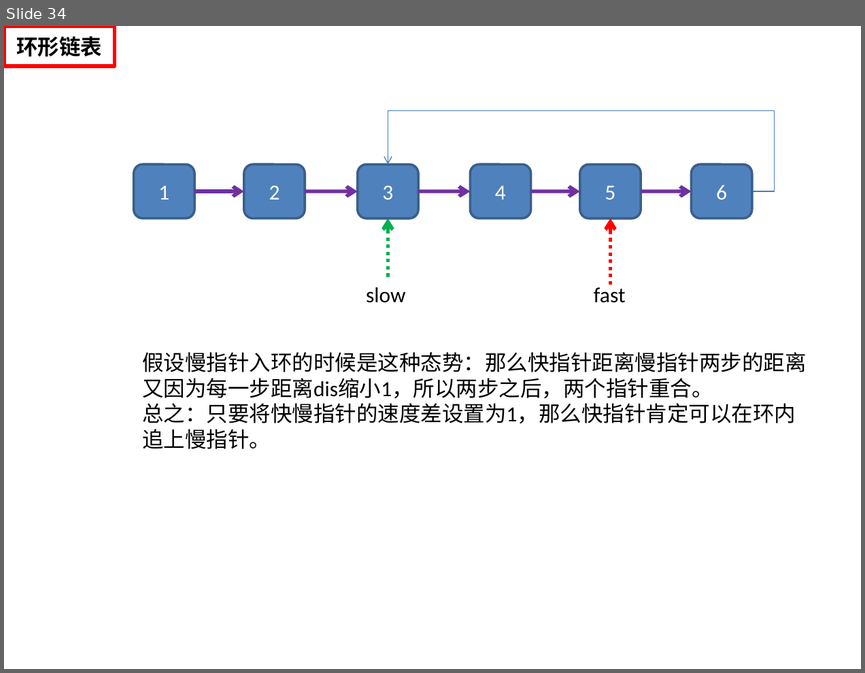
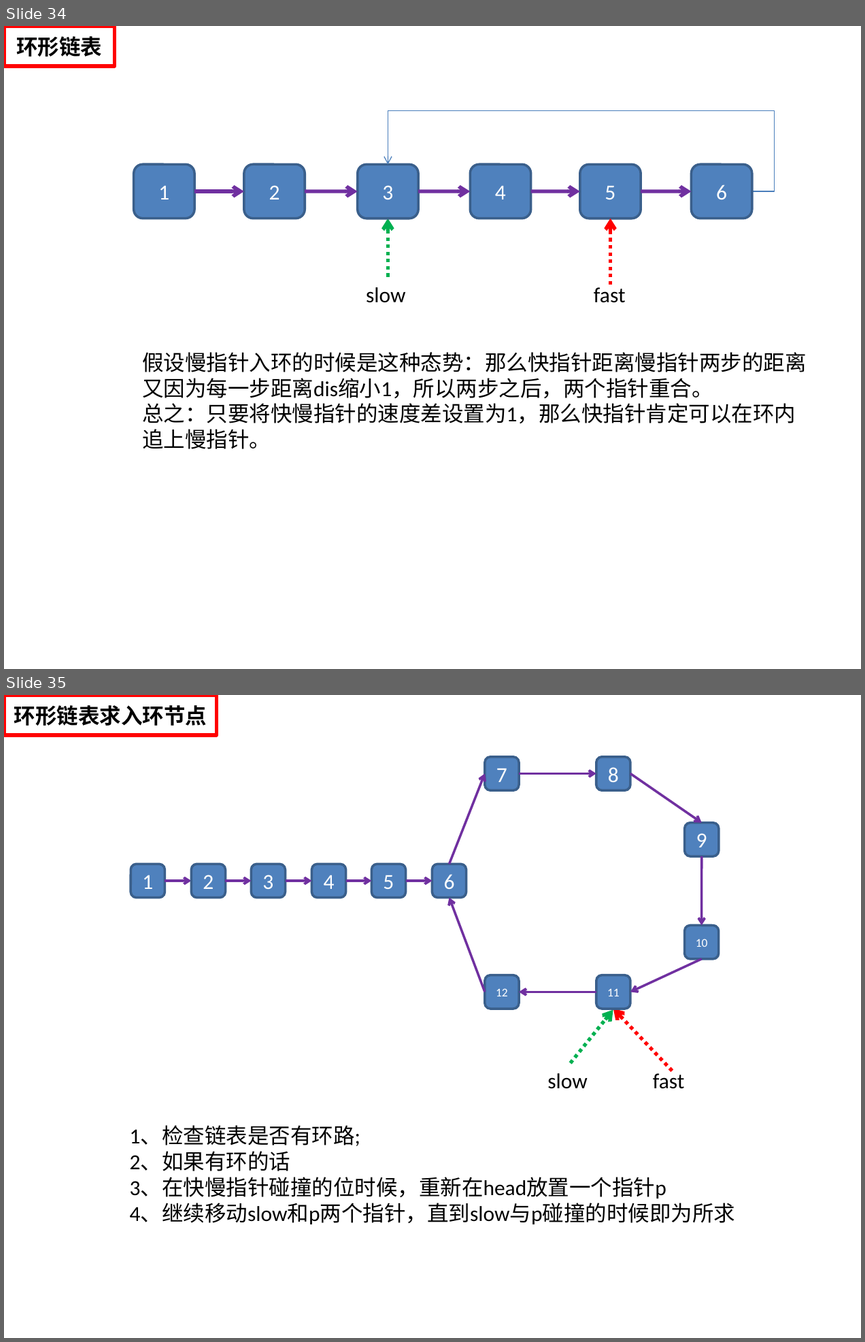
Before and after one commit to helloworld729/40_torch-self-learning, a slide deck: z_note/数据结构与算法.pptx. Shown one above the other, each under a label of ours: slide 34 before the commit, slides 34 and 35 after it. The pictures are 865x673 and 865x1342 pixels, drawn with LibreOffice and Linux fonts; fonts in the diff are those of the drawing. Boxes give left, top, right and bottom in pixels: in the first picture for what was removed or moved away, otherwise in the second. Text is boxed around its words. In the diff, an @@ line names an element or a change of style, - is before the commit and + after.

```diff
--- a/z_note/数据结构与算法.pptx
+++ b/z_note/数据结构与算法.pptx
@@ slide 35 added at [4,695,861,1338], background #FFFFFF @@
@@ rectangle added at [4,695,216,735], fill #FFFFFF, outline #FF0000 3 pt, 18 pt, text #000000, bold @@
+环形链表求入环节点
@@ arrow added from (449, 864) to (485, 774), #7030A0 2 pt @@
@@ rounded rectangle added at [485,757,519,790], fill #4F81BD, outline #3A5F8C 2 pt, 18 pt, text #FFFFFF @@
+7
@@ arrow added from (519, 774) to (596, 774), #7030A0 2 pt @@
@@ rounded rectangle added at [596,757,630,790], fill #4F81BD, outline #3A5F8C 2 pt, 18 pt, text #FFFFFF @@
+8
@@ arrow added from (630, 774) to (702, 823), #7030A0 2 pt @@
@@ rounded rectangle added at [684,823,719,856], fill #4F81BD, outline #3A5F8C 2 pt, 18 pt, text #FFFFFF @@
+9
@@ arrow added from (702, 856) to (702, 926), #7030A0 2 pt @@
@@ rounded rectangle added at [130,864,165,897], fill #4F81BD, outline #3A5F8C 2 pt, 18 pt, text #FFFFFF @@
+1
@@ rounded rectangle added at [192,864,226,897], fill #4F81BD, outline #3A5F8C 2 pt, 18 pt, text #FFFFFF @@
+2
@@ rounded rectangle added at [251,864,285,897], fill #4F81BD, outline #3A5F8C 2 pt, 18 pt, text #FFFFFF @@
+3
@@ rounded rectangle added at [311,864,346,897], fill #4F81BD, outline #3A5F8C 2 pt, 18 pt, text #FFFFFF @@
+4
@@ rounded rectangle added at [372,864,406,897], fill #4F81BD, outline #3A5F8C 2 pt, 18 pt, text #FFFFFF @@
+5
@@ rounded rectangle added at [432,864,466,897], fill #4F81BD, outline #3A5F8C 2 pt, 18 pt, text #FFFFFF @@
+6
@@ arrow added from (165, 881) to (192, 881), #7030A0 2 pt @@
@@ arrow added from (225, 881) to (251, 881), #7030A0 2 pt @@
@@ arrow added from (285, 881) to (311, 881), #7030A0 2 pt @@
@@ arrow added from (346, 881) to (372, 881), #7030A0 2 pt @@
@@ arrow added from (406, 881) to (432, 881), #7030A0 2 pt @@
@@ arrow added from (485, 991) to (449, 897), #7030A0 2 pt @@
@@ rounded rectangle added at [684,926,719,959], fill #4F81BD, outline #3A5F8C 2 pt, 10 pt, text #FFFFFF @@
+10
@@ arrow added from (702, 959) to (630, 991), #7030A0 2 pt @@
@@ rounded rectangle added at [485,975,519,1008], fill #4F81BD, outline #3A5F8C 2 pt, 10 pt, text #FFFFFF @@
+12
@@ rounded rectangle added at [596,975,630,1008], fill #4F81BD, outline #3A5F8C 2 pt, 10 pt, text #FFFFFF @@
+11
@@ arrow added from (596, 991) to (519, 991), #7030A0 2 pt @@
@@ arrow added from (570, 1063) to (613, 1009), #00B050 3 pt dashed @@
@@ arrow added from (672, 1070) to (613, 1008), #FF0000 3 pt dashed @@
@@ text added at [547,1073,587,1089], 18 pt, text #000000 @@
+slow
@@ text added at [653,1070,685,1089], 18 pt, text #000000 @@
+fast
@@ text added at [130,1125,736,1224], 18 pt, text #000000 @@
+1、检查链表是否有环路;
+2、如果有环的话
+3、在快慢指针碰撞的位时候，重新在head放置一个指针p
+4、继续移动slow和p两个指针，直到slow与p碰撞的时候即为所求
```
Also in this commit, not shown: 2 other slides added, 5 other files.
